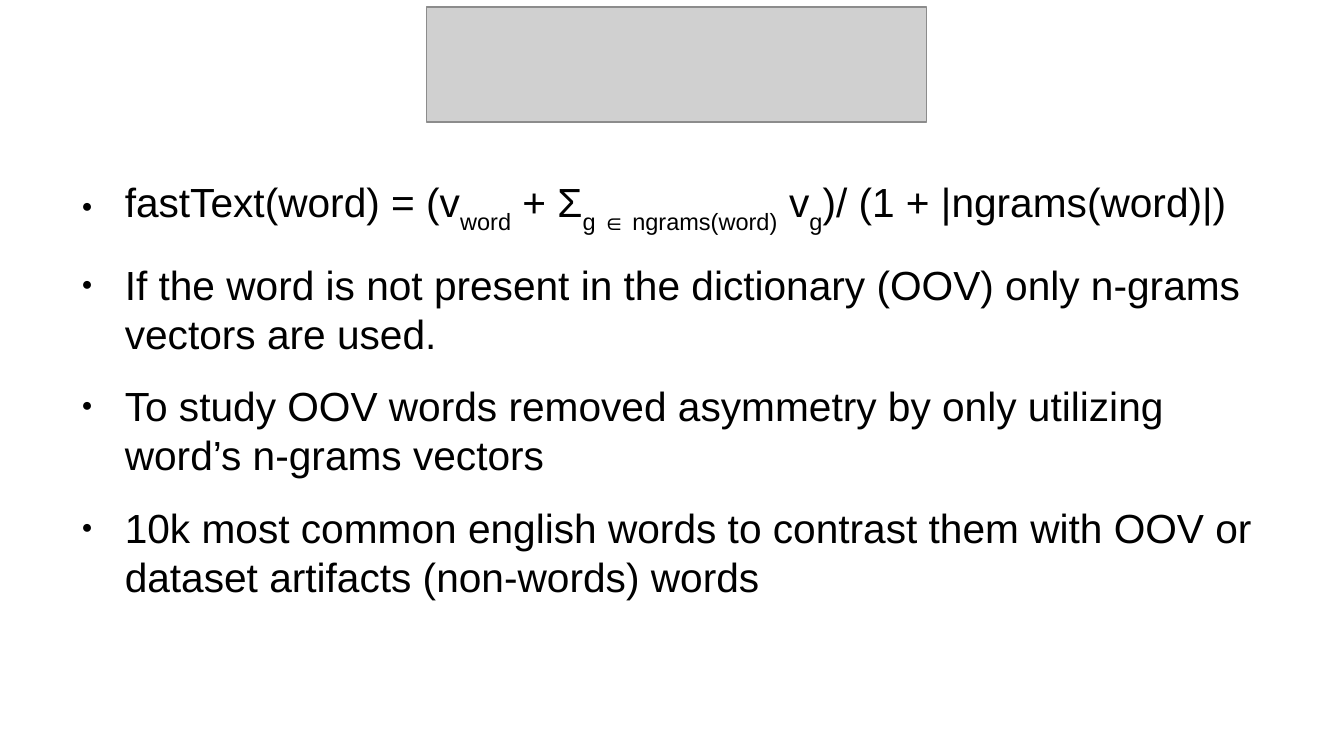
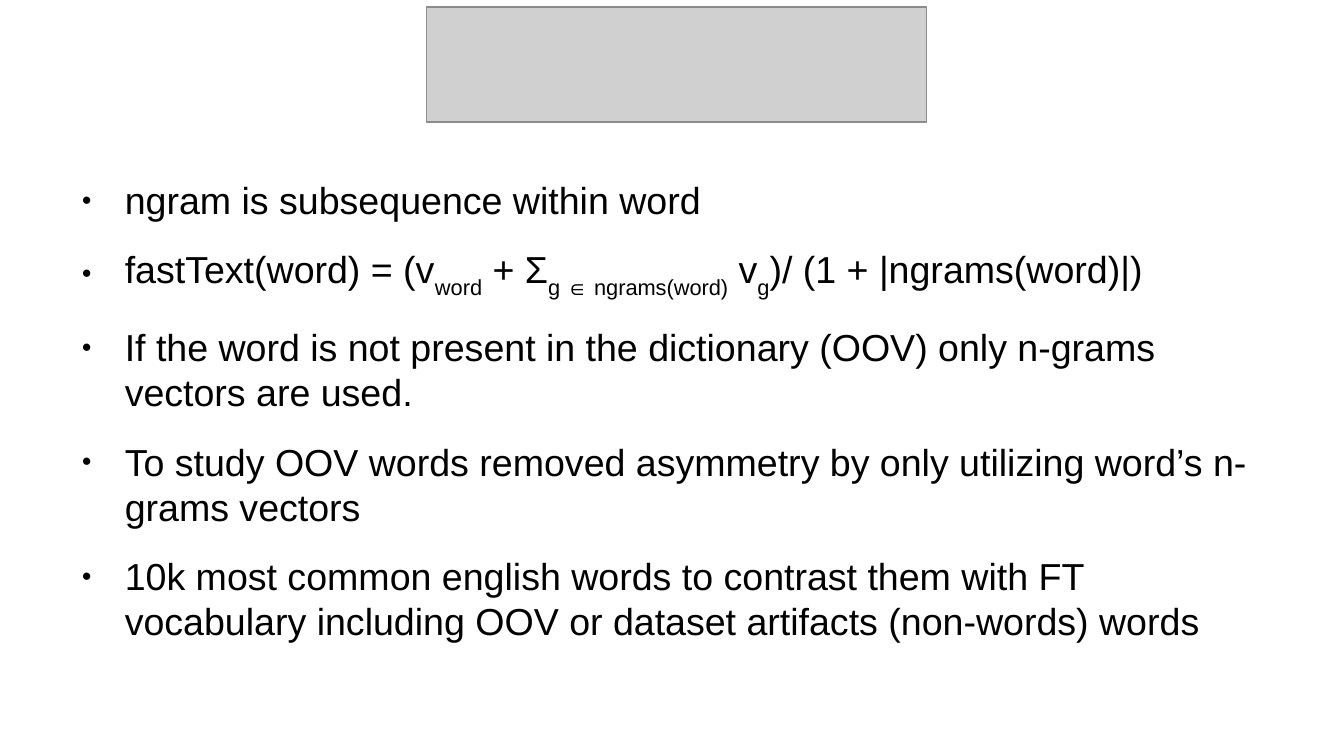
Before and after one commit to vackosar/fasttext-vector-norms-and-oov-words, a slide deck: slide 6 of presentation.odp. Drawn at 1344x756 pixels with LibreOffice and Linux fonts; fonts in the diff are those of the drawing; grey boxes stand for pictures. Boxes give left, top, right and bottom in pixels: in the first picture for what was removed or moved away, otherwise in the second. Text is boxed around its words. In the diff, an @@ line names an element or a change of style, - is before the commit and + after.

Commit message:
presentation

```diff
--- a/presentation.odp
+++ b/presentation.odp
@@ text at (125, 186, 700, 221): paragraph added @@
+● ngram is subsequence within word
@@ text at (125, 255, 1246, 528): size 24 to 22.2 pt in "fastText(word) = (vword + Σg ∈ ngrams(word) ...", "If the word is not present in ...", "To study OOV words removed asymmetry by ..." @@
@@ text at (125, 562, 1199, 642): text changed; size 24 to 22.2 pt @@
-● 10k most common english words to contrast them with OOV or dataset artifacts (non-words) words
+● 10k most common english words to contrast them with FT vocabulary including OOV or dataset artifacts (non-words) words
```
Also in this commit, not shown: 1 other slide changed.
